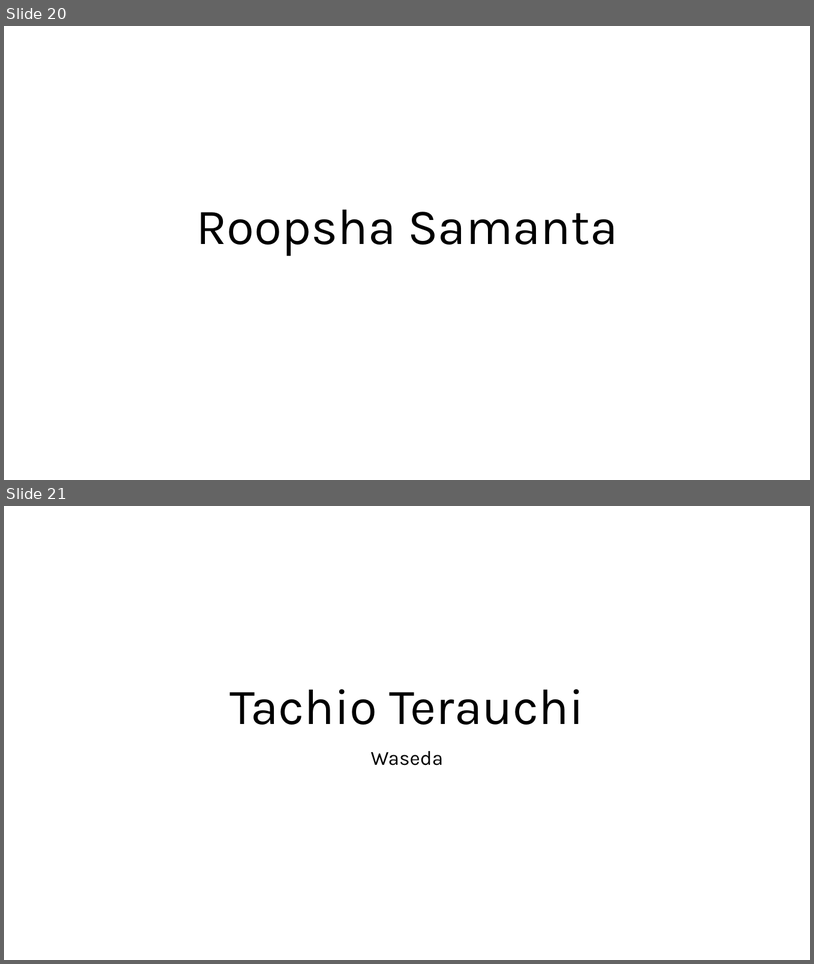
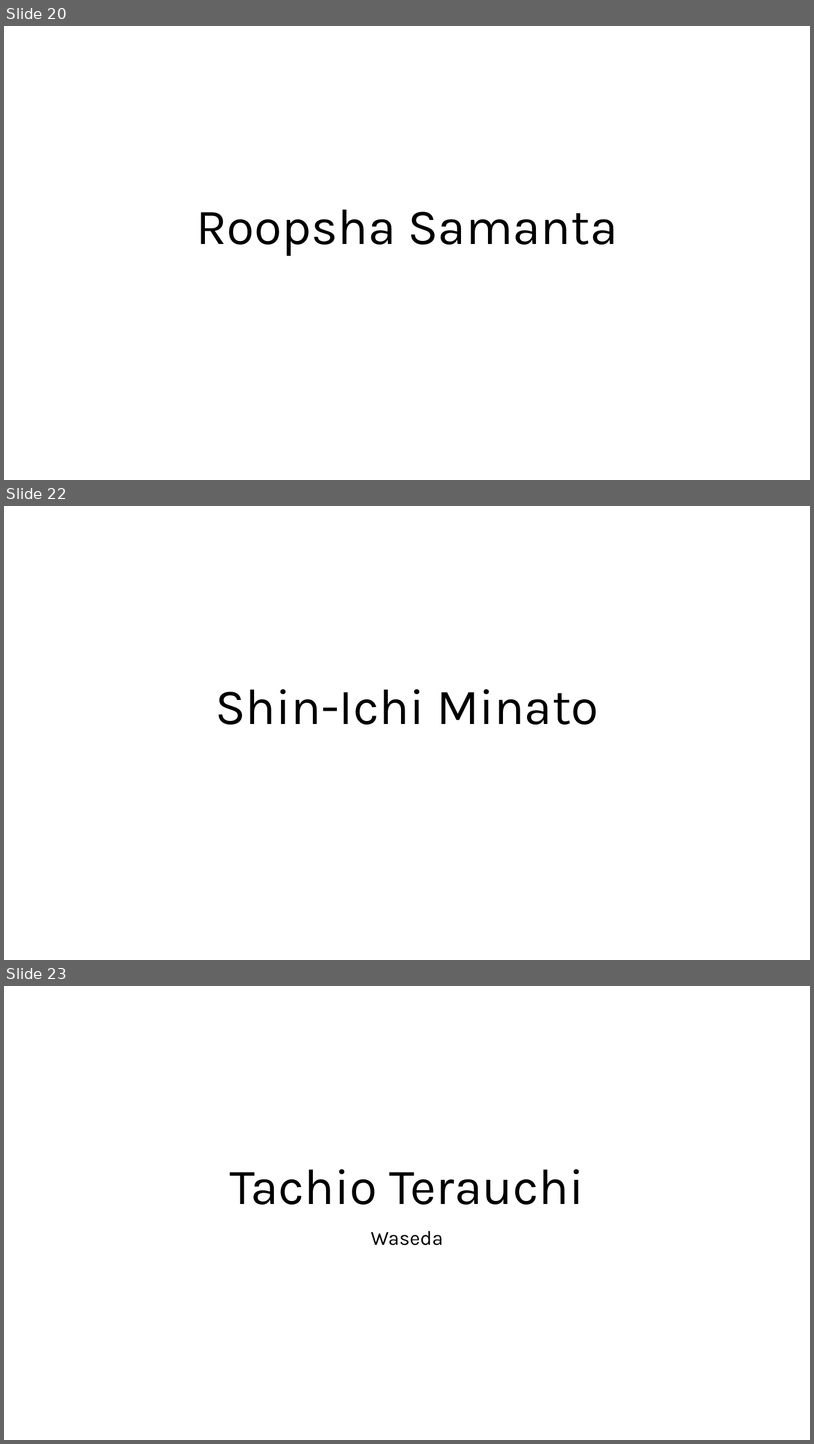
Before and after one commit to NikolajBjorner/ShonanArtOfSAT, a slide deck: Introductions.pptx. Shown one above the other, each under a label of ours: slides 20 and 21 before the commit, slides 20, 22 and 23 after it; the slides between them are not shown. The pictures are 814x964 and 814x1444 pixels, drawn with LibreOffice and Linux fonts; fonts in the diff are those of the drawing. Boxes give left, top, right and bottom in pixels: in the first picture for what was removed or moved away, otherwise in the second. Text is boxed around its words. In the diff, an @@ line names an element or a change of style, - is before the commit and + after.

```diff
--- a/Introductions.pptx
+++ b/Introductions.pptx
@@ slide 22 added at (4,506,810,960), background #FFFFFF @@
@@ title added at (215,689,599,724), 60 pt, text #000000 @@
+Shin-Ichi Minato
@@ what was slide 21 is now slide 23 @@
```
Also in this commit, not shown: 2 slides changed, 1 other slide added, 1 other file.
